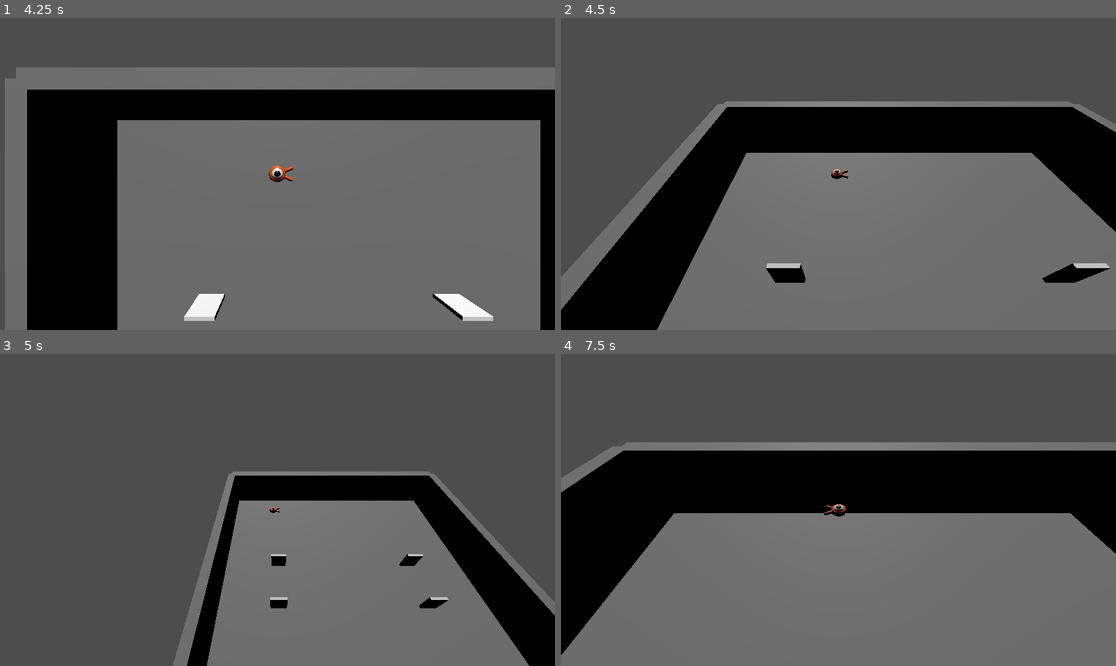
Above: before the commit, frames 1-4 (two rows, left to right).
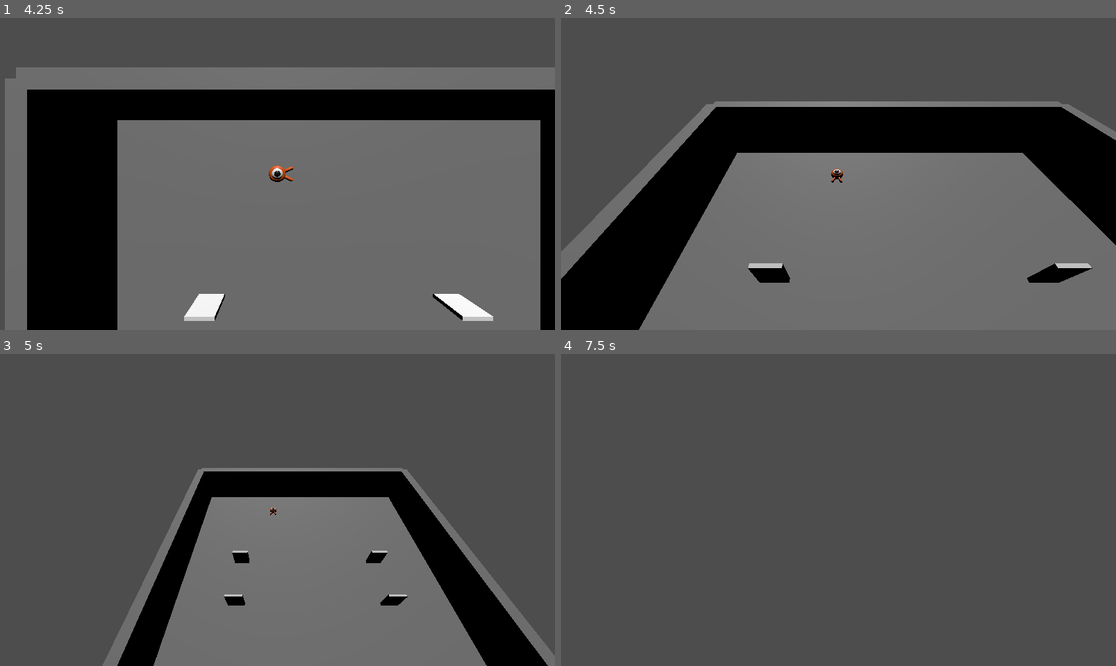
Above: after the commit, the same moments.

Repository: LeFodeurCou/Godot-Lab
Game: Godot game, scene res://main.tscn
The game is run twice, just before and just after one commit, with the same random seed, the same clock (stepped at 60 frames per second) and the same inputs.
Inputs (mouse positions are in pixels of both pictures, inside the frame that each line leads up to):
- Up to frame 1 (4.25 s): tap Enter (camera_switch) at 0.5, 2.3, 2.85 s; move the mouse to (399, 158) at 0.52 s; hold D (move_right) 0.53-1.28 s; hold Enter (camera_switch) 0.53-1.28 s; click (399, 158) at 0.67 s; tap Space (jump) at 0.77, 1.07, 1.52, 1.55, 1.82, 3.02, 3.32, 3.77, 3.8, 4.07 s; tap Shift (shift, bound only after the commit) at 0.8, 1.35, 3.05 s; move the mouse to (249, 174) at 1.27 s; hold W (move_forward) 1.28-3.53 s; click (249, 174) at 1.42 s; move the mouse to (288, 167) at 2.02 s; hold Space (jump) 2.03-2.78 s; click (288, 167) at 2.17 s; move the mouse to (249, 236) at 2.77 s; click (249, 236) at 2.92 s; move the mouse to (444, 220) at 3.52 s; hold A (move_left) from 3.53 s (still down); hold Shift (shift, bound only after the commit) from 3.53 s (still down); click (444, 220) at 3.67 s
- Up to frame 2 (4.5 s): keep holding A (move_left); move the mouse to (672, 127) at 4.27 s; release Shift (shift, bound only after the commit) at 4.28 s; tap Enter (camera_switch) at 4.35 s; click (672, 127) at 4.42 s
- Up to frame 3 (5 s): keep holding A (move_left); tap Space (jump) at 4.52, 4.82 s
- Up to frame 4 (7.5 s): move the mouse to (844, 510) at 5.02 s; release A (move_left) at 5.03 s; hold W (move_forward) 5.03-5.78 s; hold Shift (shift, bound only after the commit) 5.03-5.78 s; click (844, 510) at 5.17 s; move the mouse to (816, 503) at 5.77 s; hold D (move_right) 5.78-6.53 s; tap Space (jump) at 5.85, 6.02, 6.32, 6.77, 7.07 s; click (816, 503) at 5.92 s; move the mouse to (866, 510) at 6.52 s; hold W (move_forward) 6.53-7.28 s; hold Enter (camera_switch) 6.53-7.28 s; click (866, 510) at 6.67 s; move the mouse to (727, 525) at 7.27 s; hold D (move_right) from 7.28 s (still down); tap Shift (shift, bound only after the commit) at 7.35 s; click (727, 525) at 7.42 s

Frame 1 is identical in both runs. In frame 2, 6.8% of the frame differs, in the area x 0-100%, y 26-100%; in frame 3, 17%; in frame 4, 71%, in the area x 0-100%, y 28-100%.

Commit message:
Added : A CameraDebug to move only the camera without any collision and free fly, a ContextCamera as camera manager instead the player handle them. Also added a creative mode anabled by hard code for now and allow the player to flight but keeping collisions.

Diff:
--- a/Player/Camera/CameraCinematicController.gd
+++ b/Player/Camera/CameraCinematicController.gd
@@ -1,12 +1,17 @@
 extends Camera3D
 
 var tween: Tween
+var isMovementAllowed = false
 
 func _ready() -> void:
 	self.position = Vector3(0, 20, 20)
 	self.rotation_degrees = Vector3(-45, 0, 0)
 
 func playerProcess(player: CharacterBody3D, playerPivot: Node3D) -> void:
+	if !isMovementAllowed:
+		player.target_velocity.x = 0
+		player.target_velocity.z = 0
+		return
 	var inputDir = Vector3.ZERO
 	if Input.is_action_pressed("move_right"):
 		inputDir.x += 1
@@ -46,6 +51,7 @@
 	#tween.tween_property(self, "rotation_degrees", Vector3(0,180,0), 5)
 	tween.finished.connect(func():
 		Input.set_mouse_mode(Input.MOUSE_MODE_VISIBLE)
+		isMovementAllowed = true
 		#self.position = initialPosition
 		#self.rotation = initialRotation
 	)
@@ -54,3 +60,6 @@
 	tween.kill()
 	self.position = Vector3(0, 20, 20)
 	self.rotation_degrees = Vector3(-45, 0, 0)
+
+func allowGlobalMovements() -> bool:
+	return isMovementAllowed
--- /dev/null
+++ b/Player/Camera/CameraDebugController.gd
@@ -0,0 +1,61 @@
+extends Camera3D
+
+var mouse_sensitivity := 0.002
+var speed := 20.0
+
+var yaw := 0.0
+var pitch := 0.0
+var pitch_limit := deg_to_rad(89)
+
+var mouse_delta := Vector2.ZERO
+var mouseNeedToBeCaptured := true
+
+func playerProcess(player: CharacterBody3D, pivot: Node3D):
+
+	# --- Rotation ---
+	yaw -= mouse_delta.x * mouse_sensitivity
+	pitch -= mouse_delta.y * mouse_sensitivity
+	pitch = clamp(pitch, -pitch_limit, pitch_limit)
+	mouse_delta = Vector2.ZERO
+
+	rotation.y = yaw
+	rotation.x = pitch
+
+	# --- Movement ---
+	var input_dir = Vector3.ZERO
+
+	if Input.is_action_pressed("move_forward"):
+		input_dir.z -= 1
+	if Input.is_action_pressed("move_back"):
+		input_dir.z += 1
+	if Input.is_action_pressed("move_left"):
+		input_dir.x -= 1
+	if Input.is_action_pressed("move_right"):
+		input_dir.x += 1
+
+	# vertical movement
+	if Input.is_action_pressed("jump"):
+		input_dir.y += 1
+	if Input.is_action_pressed("shift"): # or another key for down
+		input_dir.y -= 1
+
+	if input_dir != Vector3.ZERO:
+		input_dir = input_dir.normalized()
+
+		# Move relative to camera orientation
+		var localBasis = global_transform.basis
+		var direction = localBasis * input_dir
+
+		global_position += direction * speed * get_process_delta_time()
+
+
+func playerInput(event):
+	if event is InputEventMouseMotion:
+		mouse_delta += event.relative
+
+func onActivate(player: CharacterBody3D) -> void:
+	Input.set_mouse_mode(Input.MOUSE_MODE_CAPTURED)
+	player.get_node("Pivot").rotation.y = yaw
+
+func allowGlobalMovements() -> bool:
+	return false
--- /dev/null
+++ b/Player/ContextCamera.gd
@@ -0,0 +1,78 @@
+extends Object
+
+class_name ContextCamera
+
+var player
+
+var cameras: Array[Camera3D]
+var currentCameraIdx: int = 0
+var isCameraForced = false
+
+func _init(basePlayer: CharacterBody3D, forcedCamera: Variant = null):
+	player = basePlayer
+	var cameraPivot = player.get_node("CameraPivot")
+	if null != forcedCamera and cameraPivot.has_node(forcedCamera):
+		isCameraForced = true
+		cameras = [
+			cameraPivot.get_node(forcedCamera)
+		]
+	else:
+		cameras = [
+			cameraPivot.get_node("CameraBasic"),
+			cameraPivot.get_node("CameraFP"),
+			cameraPivot.get_node("CameraTP"),
+			cameraPivot.get_node("CameraHS"),
+			cameraPivot.get_node("CameraTactical"),
+			cameraPivot.get_node("CameraCinematic"),
+			cameraPivot.get_node("CameraDebug"),
+		]
+		cameras[0].current = true
+
+
+# Called every frame. 'delta' is the elapsed time since the previous frame.
+func process(delta: float) -> void:
+	cameras[currentCameraIdx].playerProcess(player, player.get_node("Pivot"))
+	if !cameras[currentCameraIdx].has_method("allowGlobalMovements") || cameras[currentCameraIdx].allowGlobalMovements():
+			globalMovements(delta)
+
+func input(event):
+	if !isCameraForced and event.is_action_pressed("camera_switch"):
+		if cameras[currentCameraIdx].has_method("onDeactivate"):
+			cameras[currentCameraIdx].onDeactivate()
+		currentCameraIdx = (currentCameraIdx + 1) % cameras.size()
+		cameras[currentCameraIdx].current = true
+		if cameras[currentCameraIdx].has_method("onActivate"):
+			cameras[currentCameraIdx].onActivate(player)
+	if cameras[currentCameraIdx].has_method("playerInput"):
+		cameras[currentCameraIdx].playerInput(event)
+
+func globalMovements(delta: float) -> void:
+	if player.isCreativeMode:
+		var input_dir = Vector3.ZERO
+		# vertical movement
+		if Input.is_action_pressed("jump"):
+			input_dir.y += 1
+		# TODO add a way to double clic on shift to fall instead
+		if Input.is_action_pressed("shift"): # or another key for down
+			input_dir.y -= 1
+
+		if input_dir != Vector3.ZERO:
+			input_dir = input_dir.normalized()
+
+			# Move relative to camera orientation
+			var localBasis = player.global_transform.basis
+			var direction = localBasis * input_dir
+
+			player.global_position += direction * player.speed * player.get_process_delta_time()
+	else:
+		# Vertical Velocity
+		if not player.is_on_floor(): # If in the air, fall towards the floor. Literally gravity
+			player.target_velocity.y = player.target_velocity.y - (player.fall_acceleration * delta)
+
+		# Jumping.
+		if player.is_on_floor() and Input.is_action_just_pressed("jump"):
+			player.target_velocity.y = player.jump_impulse
+
+	# Moving the Character
+	player.velocity = player.target_velocity
+	player.move_and_slide()
--- /dev/null
+++ b/Player/Player.gd
@@ -0,0 +1,21 @@
+extends CharacterBody3D
+
+var contextCamera: ContextCamera
+
+# Hard coded for now, later it can be a command based on a game configuration like "isCreativeModeAllowed"
+var isCreativeMode = false
+
+@export var speed = 14
+@export var fall_acceleration = 75
+@export var jump_impulse = 20
+var target_velocity = Vector3.ZERO
+
+func _ready():
+	#contextCamera = ContextCamera.new(self, "CameraHS")
+	contextCamera = ContextCamera.new(self, "toto")
+
+func _physics_process(delta):
+	contextCamera.process(delta)
+
+func _input(event):
+	contextCamera.input(event)
--- a/Player/player.gd
+++ /dev/null
@@ -1,57 +0,0 @@
-extends CharacterBody3D
-
-@export var speed = 14
-@export var fall_acceleration = 75
-@export var jump_impulse = 20
-var target_velocity = Vector3.ZERO
-
-var cameras: Array[Camera3D]
-var currentCameraIdx: int = 0
-
-var mouse_sensitivity := 0.002
-var yaw := 0.0 # Player Rotation
-var pitch := 0.0 # CameraPivot rotation
-var pitch_limit := deg_to_rad(80)
-
-var target_position: Vector3
-var has_target := false
-
-func _ready():
-	cameras = [
-		$CameraPivot/CameraBasic,
-		$CameraPivot/CameraFP,
-		$CameraPivot/CameraTP,
-		$CameraPivot/CameraHS,
-		$CameraPivot/CameraTactical,
-		$CameraPivot/CameraCinematic
-	]
-	cameras[0].current = true
-
-func _physics_process(delta):
-	cameras[currentCameraIdx].playerProcess(self, $Pivot)
-
-	# Vertical Velocity
-	if not is_on_floor(): # If in the air, fall towards the floor. Literally gravity
-		target_velocity.y = target_velocity.y - (fall_acceleration * delta)
-
-	# Jumping.
-	if is_on_floor() and Input.is_action_just_pressed("jump"):
-		target_velocity.y = jump_impulse
-
-	# Moving the Character
-	velocity = target_velocity
-	move_and_slide()
-
-func _input(event):
-	if event.is_action_pressed("camera_switch"):
-		## TODO those two next lines can be used to make a transition between cameras
-		#var tween = create_tween()
-		#tween.tween_property(camera, "global_transform", target_transform, 0.5)
-		if cameras[currentCameraIdx].has_method("onDeactivate"):
-			cameras[currentCameraIdx].onDeactivate()
-		currentCameraIdx = (currentCameraIdx + 1) % cameras.size()
-		cameras[currentCameraIdx].current = true
-		if cameras[currentCameraIdx].has_method("onActivate"):
-			cameras[currentCameraIdx].onActivate(self)
-	if cameras[currentCameraIdx].has_method("playerInput"):
-		cameras[currentCameraIdx].playerInput(event)
--- a/Player/player.tscn
+++ b/Player/player.tscn
@@ -1,13 +1,14 @@
 [gd_scene format=3 uid="uid://iux8qu588cf8"]
 
 [ext_resource type="PackedScene" uid="uid://d0ypm0v45pwdv" path="res://art/player.glb" id="1_4flbx"]
-[ext_resource type="Script" uid="uid://ci8y6rim3vfcq" path="res://Player/player.gd" id="1_onrkg"]
+[ext_resource type="Script" uid="uid://ci8y6rim3vfcq" path="res://Player/Player.gd" id="1_onrkg"]
 [ext_resource type="Script" uid="uid://diyhwf47k61ge" path="res://Player/Camera/CameraBasicController.gd" id="3_btcbx"]
 [ext_resource type="Script" uid="uid://boky37deu0ogg" path="res://Player/Camera/CameraFPController.gd" id="4_gwnis"]
 [ext_resource type="Script" uid="uid://caoojdatbsqwl" path="res://Player/Camera/CameraTPController.gd" id="5_k53q1"]
 [ext_resource type="Script" uid="uid://cx2f08fpebxl0" path="res://Player/Camera/cameraHsController.gd" id="6_fhl08"]
 [ext_resource type="Script" uid="uid://d0p0na34oq3xd" path="res://Player/Camera/CameraTacticalController.gd" id="7_vtle1"]
 [ext_resource type="Script" uid="uid://c1hny6hxeexs6" path="res://Player/Camera/CameraCinematicController.gd" id="8_od3ui"]
+[ext_resource type="Script" uid="uid://bp7tywconjvah" path="res://Player/Camera/CameraDebugController.gd" id="9_00tjw"]
 
 [sub_resource type="SphereShape3D" id="SphereShape3D_4flbx"]
 radius = 0.8
@@ -45,3 +46,6 @@
 
 [node name="CameraCinematic" type="Camera3D" parent="CameraPivot" unique_id=449455009]
 script = ExtResource("8_od3ui")
+
+[node name="CameraDebug" type="Camera3D" parent="CameraPivot" unique_id=1837842164]
+script = ExtResource("9_00tjw")
--- a/project.godot
+++ b/project.godot
@@ -55,6 +55,11 @@
 "events": [Object(InputEventKey,"resource_local_to_scene":false,"resource_name":"","device":-1,"window_id":0,"alt_press …(195 unchanged characters)…
 ]
 }
+shift={
+"deadzone": 0.2,
+"events": [Object(InputEventKey,"resource_local_to_scene":false,"resource_name":"","device":-1,"window_id":0,"alt_pressed":false,"shift_pressed":false,"ctrl_pressed":false,"meta_pressed":false,"pressed":false,"keycode":0,"physical_keycode":4194325,"key_label":0,"unicode":0,"location":0,"echo":false,"script":null)
+]
+}
 
 [layer_names]
 
Not shown, added: Player/Camera/CameraDebugController.gd.uid
Not shown, added: Player/ContextCamera.gd.uid
Renamed: Player/player.gd.uid -> Player/Player.gd.uid
